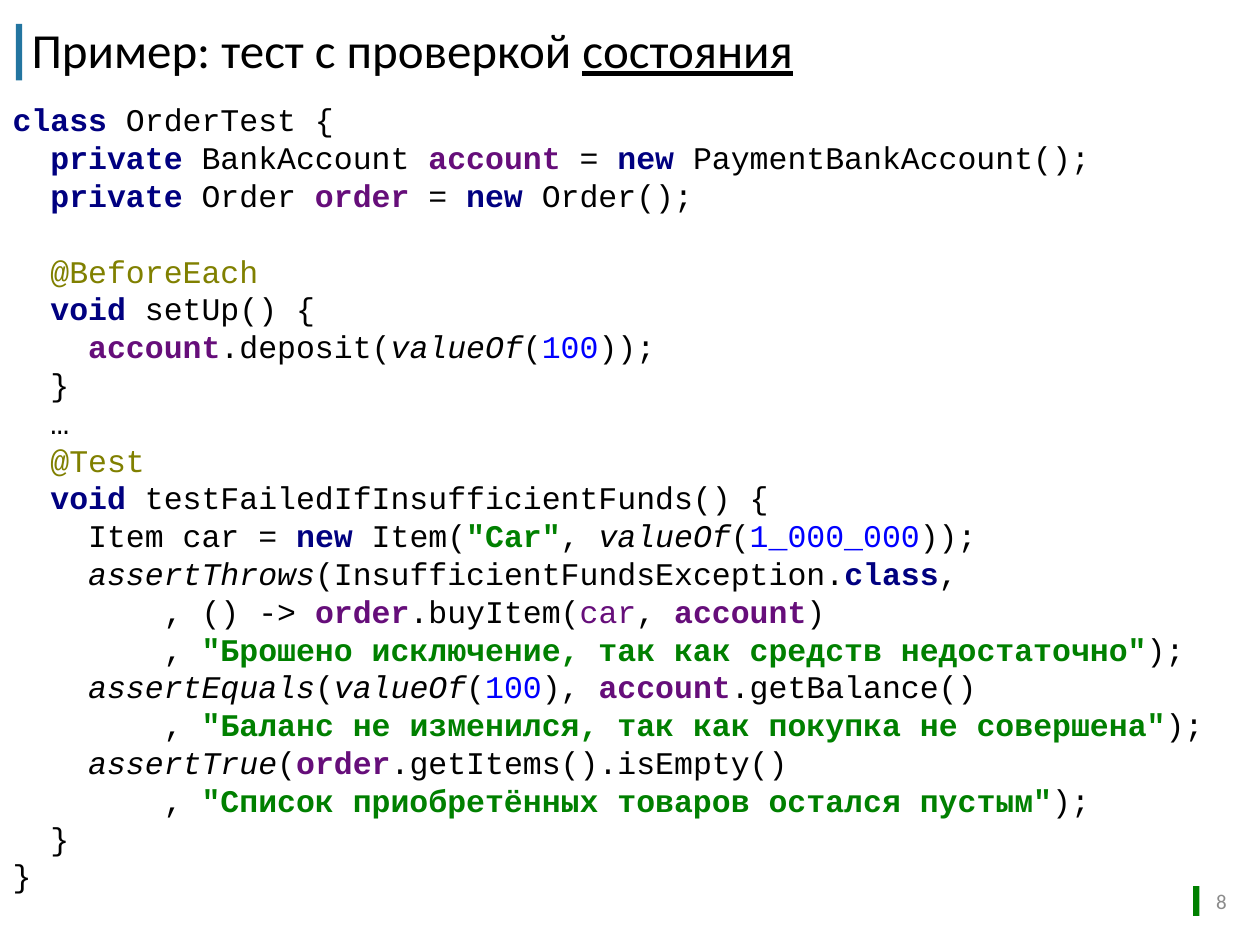
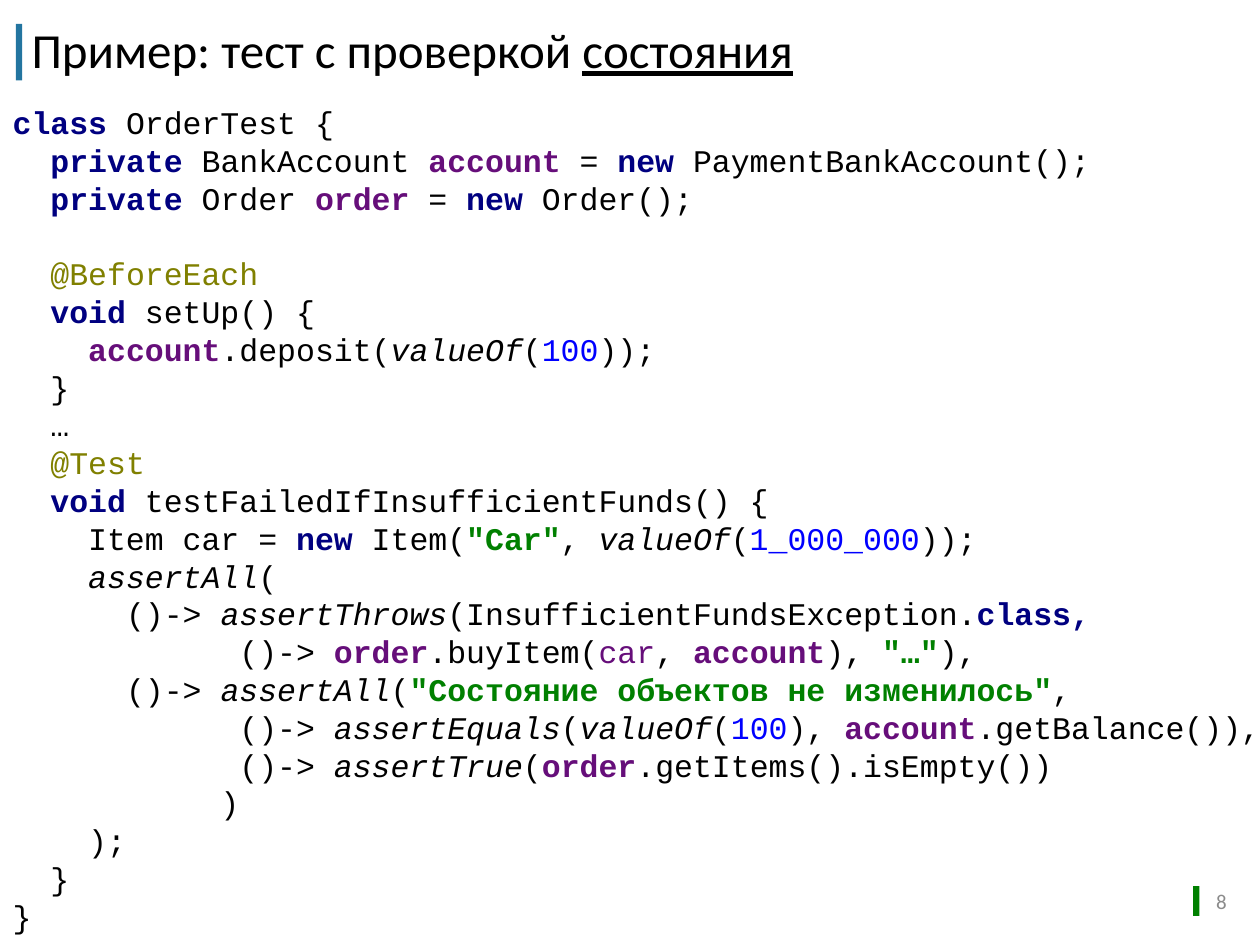
Before and after one commit to sbtqa/tutorials, a slide deck: slide 8 of automationqa-course/11.advanced/mockito/1.What is mockito/Зачем нужен mockito.pptx. Drawn at 1260x945 pixels with LibreOffice and Linux fonts; fonts in the diff are those of the drawing; background and template pictures are left out. Boxes give left, top, right and bottom in pixels: in the first picture for what was removed or moved away, otherwise in the second. Text is boxed around its words. In the diff, an @@ line names an element or a change of style, - is before the commit and + after.

Commit message:
assertAll в презентации

```diff
--- a/automationqa-course/11.advanced/mockito/1.What is mockito/Зачем нужен mockito.pptx
+++ b/automationqa-course/11.advanced/mockito/1.What is mockito/Зачем нужен mockito.pptx
@@ text at box(13, 111, 1260, 784): text changed @@
-class OrderTest {
-private BankAccount account = new PaymentBankAccount();
-private Order order = new Order();
-@BeforeEach
-void setUp() {
-account.deposit(valueOf(100));
-}
-…
-@Test
-void testFailedIfInsufficientFunds() {
-Item car = new Item("Car", valueOf(1_000_000));
-assertThrows(InsufficientFundsException.class,
-, () -> order.buyItem(car, account)
-, "Брошено исключение, так как средств недостаточно");
-assertEquals(valueOf(100), account.getBalance()
-, "Баланс не изменился, так как покупка не совершена");
-assertTrue(order.getItems().isEmpty()
-, "Список приобретённых товаров остался пустым");
-}
-}
+class OrderTest {
+private BankAccount account = new PaymentBankAccount();
+private Order order = new Order();
+@BeforeEach
+void setUp() {
+account.deposit(valueOf(100));
+}
+…
+@Test
+void testFailedIfInsufficientFunds() {
+Item car = new Item("Car", valueOf(1_000_000));
+assertAll(
+()-> assertThrows(InsufficientFundsException.class,
+()-> order.buyItem(car, account), "…"),
+()-> assertAll("Состояние объектов не изменилось",
+()-> assertEquals(valueOf(100), account.getBalance()),
+()-> assertTrue(order.getItems().isEmpty())
+)
+);
+}
+}
```
Also in this commit, not shown: 3 other slides changed, 1 other file.
